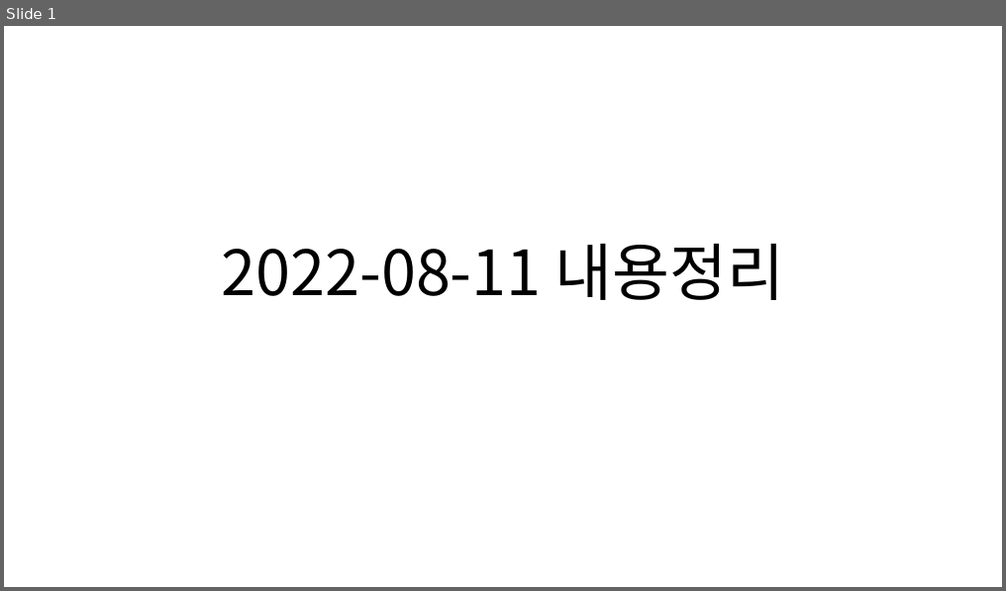
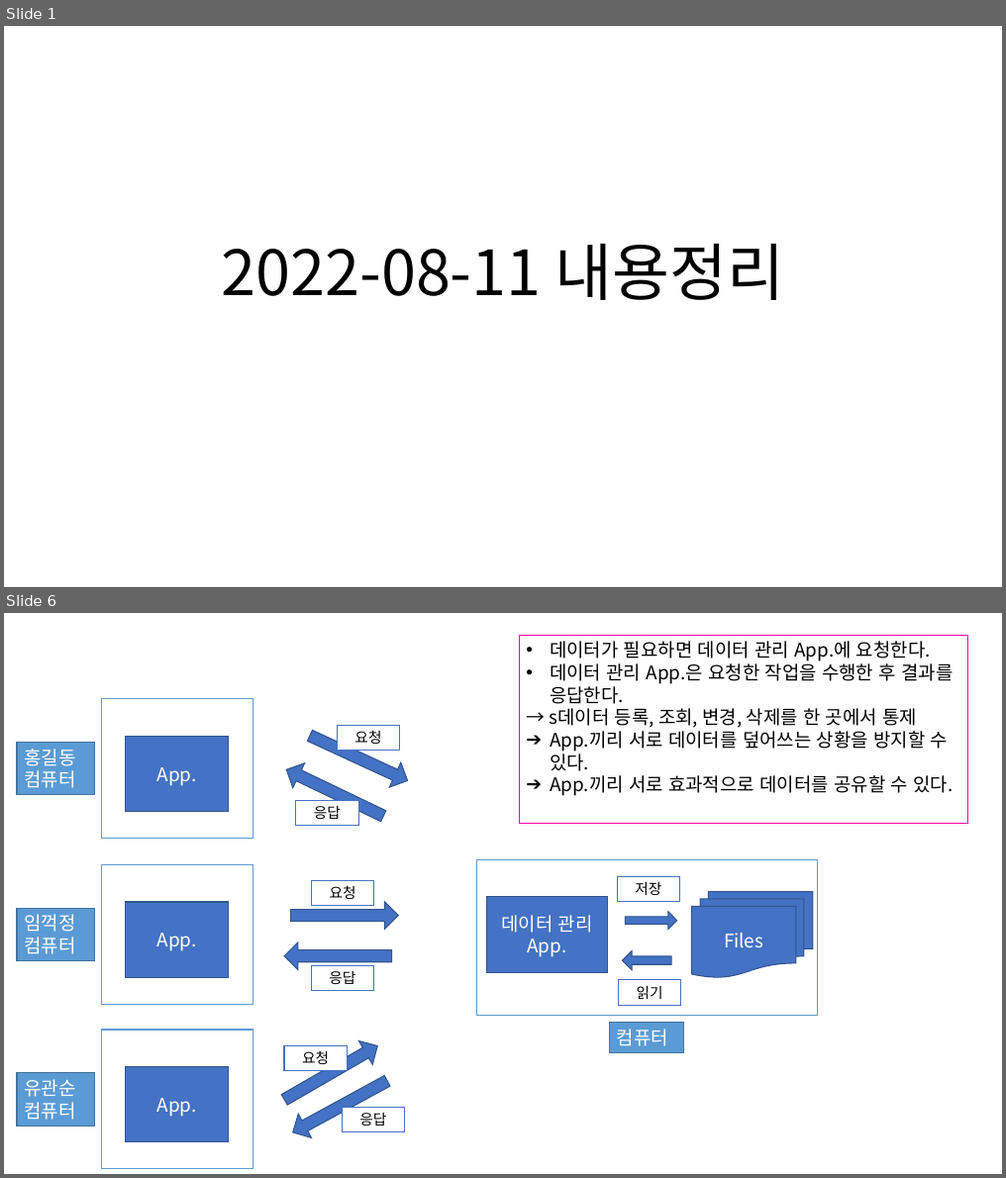
Before and after one commit to Dingadung/2022-study-workspace, a slide deck: study-note/자바/2022-08-11 내용정리.pptx. Shown one above the other, each under a label of ours: slide 1 before the commit, slides 1 and 6 after it; the slides between them are not shown. The pictures are 1006x591 and 1006x1178 pixels, drawn with LibreOffice and Linux fonts; fonts in the diff are those of the drawing. Boxes give left, top, right and bottom in pixels: in the first picture for what was removed or moved away, otherwise in the second. Text is boxed around its words. In the diff, an @@ line names an element or a change of style, - is before the commit and + after.

```diff
--- a/study-note/자바/2022-08-11 내용정리.pptx
+++ b/study-note/자바/2022-08-11 내용정리.pptx
@@ slide 6 added at (4,613,1002,1174), background #FFFFFF @@
@@ rectangle added at (519,635,968,823), fill #FFFFFF, outline #FF00A8 0.75 pt, 18 pt, text #000000 @@
+• 데이터가 필요하면 데이터 관리 App.에 요청한다.
+• 데이터 관리 App.은 요청한 작업을 수행한 후 결과를 응답한다.
+→ s데이터 등록, 조회, 변경, 삭제를 한 곳에서 통제
+➔ App.끼리 서로 데이터를 덮어쓰는 상황을 방지할 수 있다.
+➔ App.끼리 서로 효과적으로 데이터를 공유할 수 있다.
@@ rectangle added at (101,699,253,839), fill #FFFFFF, outline #5B9BD5 1 pt @@
@@ left arrow added at (304,724,414,793), fill #4472C4, outline #325491 1 pt @@
@@ rectangle added at (338,725,400,751), fill #FFFFFF, outline #4472C4 1 pt, 14 pt, text #000000 @@
+요청
@@ rectangle added at (17,743,94,796), fill #5B9BD5, outline #43739E 1 pt, 18 pt, text #FFFFFF @@
+홍길동
+컴퓨터
@@ rectangle added at (126,736,229,811), fill #4472C4, outline #325491 1 pt, 18 pt, text #FFFFFF @@
+App.
@@ left arrow added at (280,758,389,828), fill #4472C4, outline #325491 1 pt @@
@@ rectangle added at (296,801,358,827), fill #FFFFFF, outline #4472C4 1 pt, 14 pt, text #000000 @@
+응답
@@ rectangle added at (101,865,253,1004), fill #FFFFFF, outline #5B9BD5 1 pt @@
@@ rectangle added at (476,860,817,1016), fill #FFFFFF, outline #5B9BD5 1 pt @@
@@ rectangle added at (617,876,680,902), fill #FFFFFF, outline #4472C4 1 pt, 14 pt, text #000000 @@
+저장
@@ rectangle added at (17,909,94,961), fill #5B9BD5, outline #43739E 1 pt, 18 pt, text #FFFFFF @@
+임꺽정
+컴퓨터
@@ rectangle added at (126,902,229,977), fill #4472C4, outline #325491 1 pt, 18 pt, text #FFFFFF @@
+App.
@@ left arrow added at (291,902,399,929), fill #4472C4, outline #325491 1 pt @@
@@ rectangle added at (312,881,374,906), fill #FFFFFF, outline #4472C4 1 pt, 14 pt, text #000000 @@
+요청
@@ rectangle added at (486,897,607,972), fill #4472C4, outline #325491 1 pt, 18 pt, text #FFFFFF @@
+데이터 관리
+App.
@@ flow chart multidocument added at (692,892,813,978), fill #4472C4, outline #325491 1 pt, 18 pt, text #FFFFFF @@
+Files
@@ left arrow added at (626,912,677,929), fill #4472C4, outline #325491 1 pt @@
@@ left arrow added at (284,943,392,969), fill #4472C4, outline #325491 1 pt @@
@@ rectangle added at (311,965,374,991), fill #FFFFFF, outline #4472C4 1 pt, 14 pt, text #000000 @@
+응답
@@ left arrow added at (623,952,672,970), fill #4472C4, outline #325491 1 pt @@
@@ rectangle added at (619,980,681,1005), fill #FFFFFF, outline #4472C4 1 pt, 14 pt, text #000000 @@
+읽기
@@ rectangle added at (610,1023,684,1054), fill #5B9BD5, outline #43739E 1 pt, 18 pt, text #FFFFFF @@
+컴퓨터
@@ rectangle added at (101,1030,253,1169), fill #FFFFFF, outline #5B9BD5 1 pt @@
@@ left arrow added at (277,1034,384,1111), fill #4472C4, outline #325491 1 pt @@
@@ rectangle added at (284,1046,347,1071), fill #FFFFFF, outline #4472C4 1 pt, 14 pt, text #000000 @@
+요청
@@ rectangle added at (17,1073,94,1127), fill #5B9BD5, outline #43739E 1 pt, 18 pt, text #FFFFFF @@
+유관순
+컴퓨터
@@ rectangle added at (126,1066,229,1143), fill #4472C4, outline #325491 1 pt, 18 pt, text #FFFFFF @@
+App.
@@ left arrow added at (286,1069,394,1145), fill #4472C4, outline #325491 1 pt @@
@@ rectangle added at (342,1107,405,1133), fill #FFFFFF, outline #4472C4 1 pt, 14 pt, text #000000 @@
+응답
```
Also in this commit, not shown: 2 slides changed, 6 other slides added, 6 slides removed, 3 other files.
